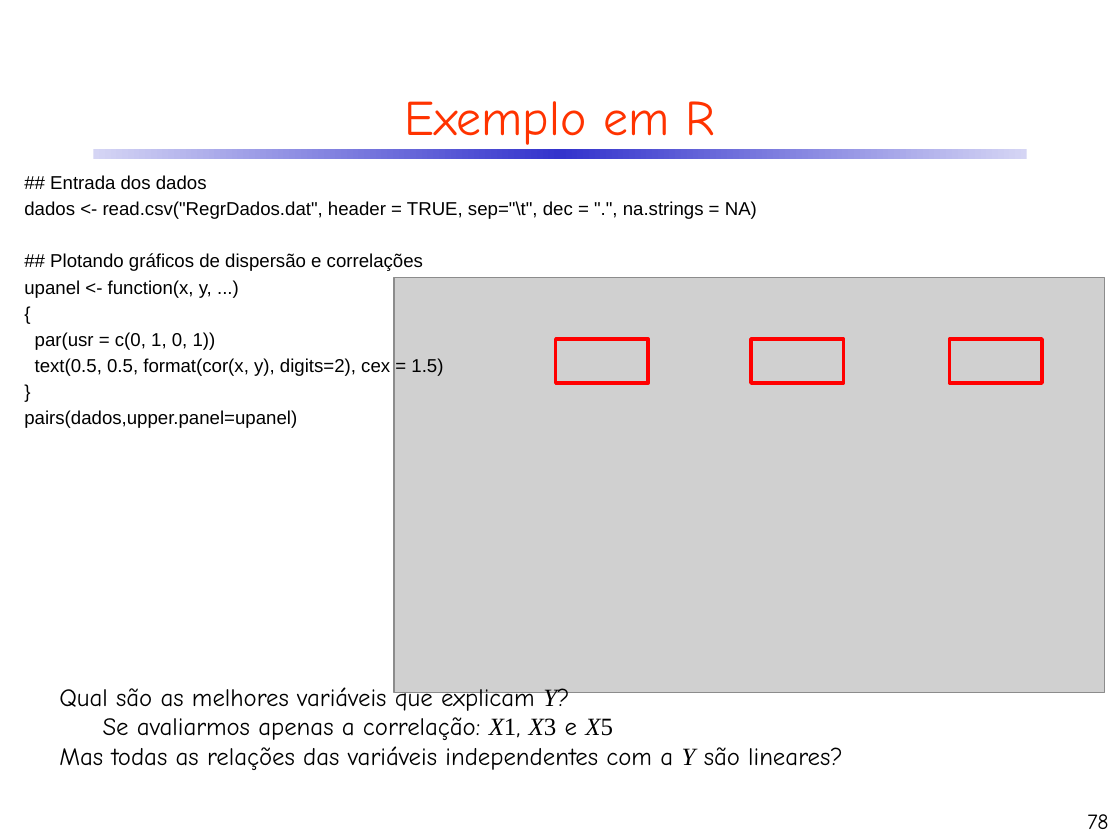
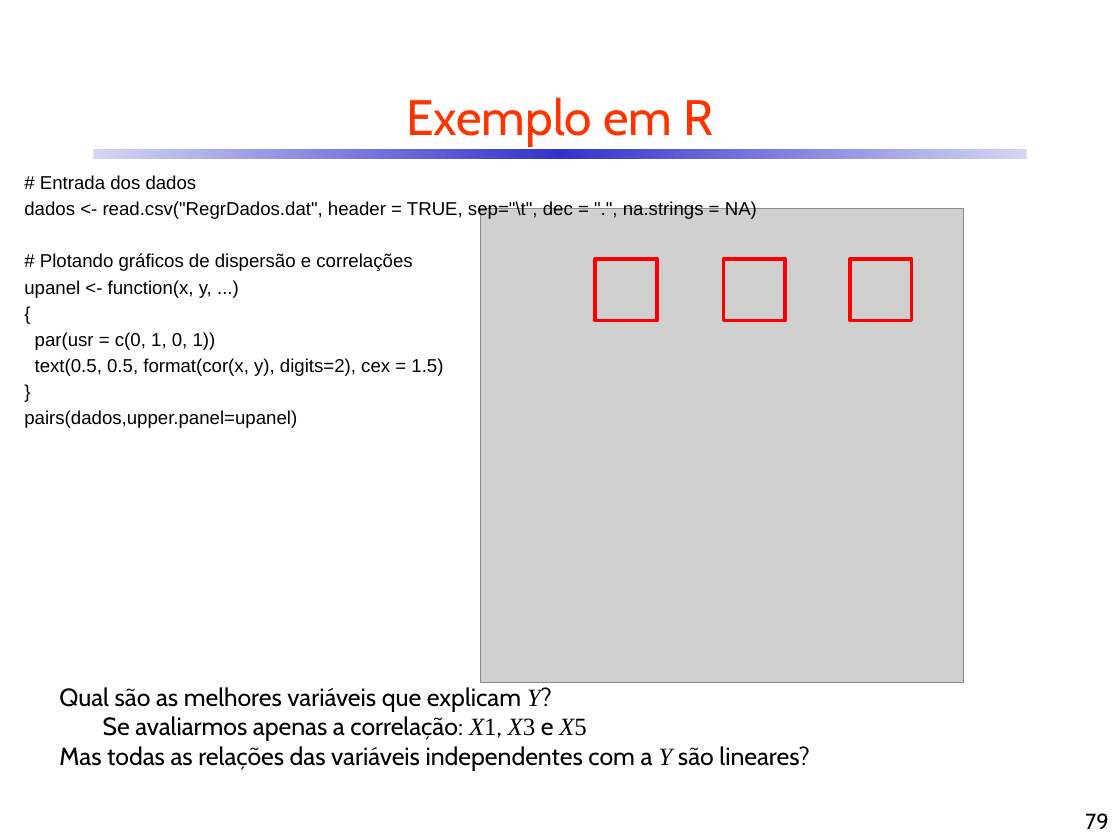
Before and after one commit to CDRenno/Estatistica, a slide deck: slide 79 of ppt/10ARegr.pptx (slide 78 before the commit). Drawn at 1120x840 pixels with LibreOffice and Linux fonts; fonts in the diff are those of the drawing; grey boxes stand for pictures. Boxes give left, top, right and bottom in pixels: in the first picture for what was removed or moved away, otherwise in the second. Text is boxed around its words. In the diff, an @@ line names an element or a change of style, - is before the commit and + after.

```diff
--- a/ppt/10ARegr.pptx
+++ b/ppt/10ARegr.pptx
@@ title "Exemplo em R" at [406, 97, 714, 145]: font Comic Neue to Cabin @@
@@ text at [40, 175, 197, 190]: text changed @@
-## Entrada dos dados
+# Entrada dos dados
@@ picture: place and size @@
-picture at [394, 278, 1104, 693]
+picture at [480, 208, 964, 682]
@@ text at [40, 253, 412, 271]: text changed @@
-## Plotando gráficos de dispersão e correlações
+# Plotando gráficos de dispersão e correlações
@@ rectangle: place and size @@
-rectangle at [556, 339, 648, 383]
+rectangle at [595, 259, 656, 320]
@@ rectangle: place and size @@
-rectangle at [752, 339, 844, 383]
+rectangle at [724, 259, 785, 320]
@@ rectangle: place and size @@
-rectangle at [950, 339, 1043, 383]
+rectangle at [850, 259, 912, 320]
@@ text "Qual são as melhores variáveis ..." at [59, 687, 809, 771]: font Comic Neue to Cabin @@
@@ page number at [1085, 813, 1108, 829]: text changed; font Comic Neue to Cabin @@
-78
+79
```
Also in this commit, not shown: 88 other slides changed, 14 slides added, 5 slides removed, 5 other files.
